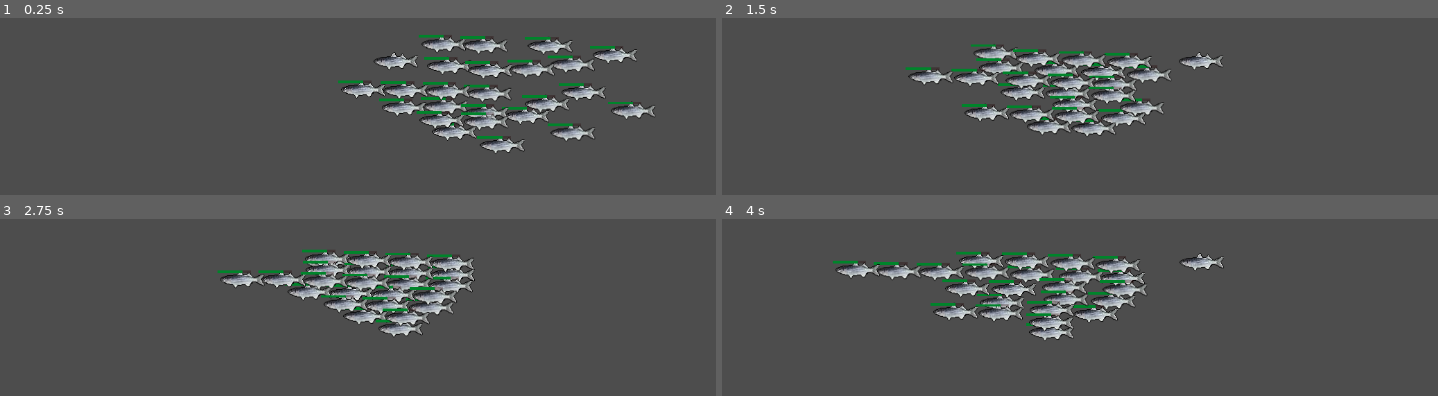
Above: before the commit, frames 1-4 (two rows, left to right).
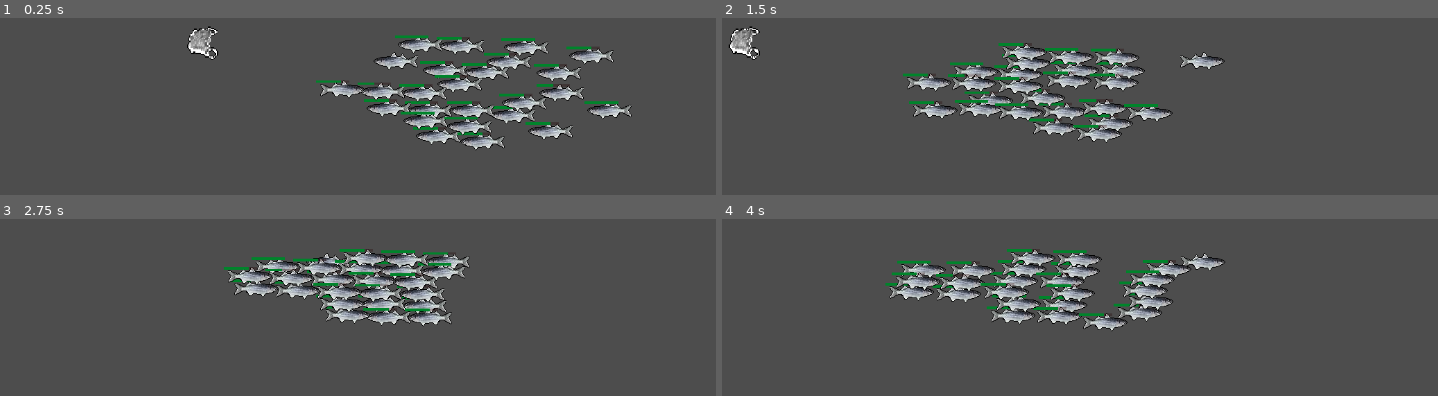
Above: after the commit, the same moments.

Repository: diganta121/climateJamGame
Game: Godot game, scene res://scene.tscn
Same seed, same stepped clock (60 frames per second), same inputs: the game is played once before the commit and once after it.
Inputs:
- Up to frame 1 (0.25 s): no input
- Up to frame 2 (1.5 s): tap Enter (ui_accept) at 0.5, 0.6, 0.77, 1.07, 1.35 s; hold D (right) from 0.53 s (still down)
- Up to frame 3 (2.75 s): tap Enter (ui_accept) at 1.52, 1.82, 2.1 s; release D (right) at 2.03 s; hold A (left) from 2.03 s (still down)
- Up to frame 4 (4 s): release A (left) at 2.78 s; hold D (right) from 2.78 s (still down); tap Enter (ui_accept) at 2.85, 3.02, 3.32, 3.6, 3.77 s

The runs differ from the first frame. In frame 1, 12% of the frame differs, in the area x 26-92%, y 4-77%; in frame 2, 12%; in frame 3, 8.9%; in frame 4, 12%.

Commit message:
e

Diff:
--- a/Plastic.gd
+++ /dev/null
@@ -1,17 +0,0 @@
-extends AnimatableBody2D
-
-
-# Called when the node enters the scene tree for the first time.
-func _ready():
-	pass # Replace with function body.
-
-
-# Called every frame. 'delta' is the elapsed time since the previous frame.
-func _process(delta):
-	var fishes = %Area2D.get_overlapping_bodies()
-	if fishes.size() >0:
-
-		var body = fishes.front()
-		if body.has_method('hit_plastic'):
-			if body.alive:
-				body.hit_plastic()
--- a/Fish.gd
+++ b/Scripts/Fish.gd
@@ -10,7 +10,8 @@
 # Called when the node enters the scene tree for the first time.
 func _ready():
 	# variation in health for each fish
-	health -= randi_range(-10,40)
+	health -= randi_range(1,40)
+	%healthbar.value = health
 
 
 func _physics_process(delta):
@@ -31,6 +32,8 @@
 					velocity = direction * SPEED
 			else:
 				velocity = Vector2.ZERO
+		if velocity.x != 0:
+			$AnimatedSprite2D.flip_h = velocity.x > 0
 		move_and_slide()
 	else:
 		%CollisionShape2D.disabled = true
@@ -39,6 +42,7 @@
 
 func take_damage(x):
 	health -= x
+	%healthbar.value = health
 	if health < 0:
 		health = 0
 		alive = false
@@ -46,4 +50,5 @@
 func hit_plastic():
 	health = 0
 	alive = false
+	%healthbar.value = health
 	Game.on_dead_fish()
--- /dev/null
+++ b/Scripts/Plastic.gd
@@ -0,0 +1,21 @@
+extends AnimatableBody2D
+
+
+# Called when the node enters the scene tree for the first time.
+func _ready():
+	pass # Replace with function body.
+
+var a = true
+# Called every frame. 'delta' is the elapsed time since the previous frame.
+func _process(delta):
+	if a:
+		var fishes = %Area2D.get_overlapping_bodies()
+		if fishes.size() >0:
+
+			var body = fishes.front()
+			if body.has_method('hit_plastic'):
+				if body.alive:
+					body.hit_plastic()
+					a = false
+	else:
+		%killCollider.disabled = true
--- a/Player.gd
+++ b/Scripts/Player.gd
@@ -1,28 +1,18 @@
 extends CharacterBody2D
-
 
 const SPEED = 400.0
 const BOOST = 500.0
 
-# Get the gravity from the project settings to be synced with RigidBody nodes.
-
-
-
 func _physics_process(delta):
-	# Add the gravity.
-
-	# Handle jump.
-	if Input.is_action_just_pressed("ui_accept") and is_on_floor():
-		velocity.x = BOOST
 
 	# Get the input direction and handle the movement/deceleration.
-	# As good practice, you should replace UI actions with custom gameplay actions.
 	var direction = Input.get_vector("left","right","up","down")
-
 
 	if direction:
 		velocity = direction * SPEED
 	else:
 		velocity = Vector2.ZERO
 
+	if velocity.x != 0:
+		$AnimatedSprite2D.flip_h = velocity.x > 0
 	move_and_slide()
--- /dev/null
+++ b/Scripts/tower.gd
@@ -0,0 +1,19 @@
+extends Node2D
+
+@onready var Game = get_node("/root/Game")
+
+var state = false
+# Called when the node enters the scene tree for the first time.
+func _ready():
+	pass # Replace with function body.
+
+# Called every frame. 'delta' is the elapsed time since the previous frame.
+func _process(delta):
+	pass
+
+func _on_area_2d_area_entered(area):
+	if not state:
+		state = true
+		%screen1.set_animation('green')
+		%screen2.set_animation('green')
+		print("greeeen")
--- a/fish.tscn
+++ b/fish.tscn
@@ -1,6 +1,6 @@
 [gd_scene load_steps=14 format=3 uid="uid://doqstbl8a707o"]
 
-[ext_resource type="Script" path="res://Fish.gd" id="1_8h7y2"]
+[ext_resource type="Script" path="res://Scripts/Fish.gd" id="1_8h7y2"]
 [ext_resource type="Texture2D" uid="uid://cplohnhpbyg4r" path="res://assets/bass.png" id="2_btdqm"]
 [ext_resource type="Texture2D" uid="uid://8pvtmkkg7ihy" path="res://assets/fish.png" id="2_t0t0d"]
 
@@ -71,6 +71,7 @@
 script = ExtResource("1_8h7y2")
 
 [node name="AnimatedSprite2D" type="AnimatedSprite2D" parent="."]
+unique_name_in_owner = true
 sprite_frames = SubResource("SpriteFrames_wgtil")
 animation = &"bass"
 autoplay = "bass"
@@ -103,5 +104,5 @@
 theme_override_styles/background = SubResource("StyleBoxFlat_7eqhr")
 theme_override_styles/fill = SubResource("StyleBoxFlat_xf7xo")
 step = 1.0
-value = 85.0
+value = 100.0
 show_percentage = false
--- a/plastic.tscn
+++ b/plastic.tscn
@@ -1,31 +1,55 @@
-[gd_scene load_steps=4 format=3 uid="uid://di5d20smlxltb"]
+[gd_scene load_steps=7 format=3 uid="uid://di5d20smlxltb"]
 
-[ext_resource type="Script" path="res://Plastic.gd" id="1_4lk15"]
+[ext_resource type="Script" path="res://Scripts/Plastic.gd" id="1_4lk15"]
+[ext_resource type="Texture2D" uid="uid://004mj7scl2hj" path="res://assets/plastic_bag2.png" id="2_4dhj4"]
 
-[sub_resource type="CircleShape2D" id="CircleShape2D_hcme3"]
-radius = 11.0
+[sub_resource type="RectangleShape2D" id="RectangleShape2D_w37yh"]
+size = Vector2(25.9138, 19.7005)
+
+[sub_resource type="AtlasTexture" id="AtlasTexture_vfw5a"]
+atlas = ExtResource("2_4dhj4")
+region = Rect2(0, 0, 32, 32)
+
+[sub_resource type="SpriteFrames" id="SpriteFrames_u06ap"]
+animations = [{
+"frames": [{
+"duration": 1.0,
+"texture": SubResource("AtlasTexture_vfw5a")
+}],
+"loop": true,
+"name": &"default",
+"speed": 1.0
+}]
 
 [sub_resource type="CircleShape2D" id="CircleShape2D_mym8p"]
+radius = 8.14363
 
 [node name="Plastic" type="AnimatableBody2D"]
 rotation = 0.0103473
+scale = Vector2(2, 2)
 collision_layer = 17
 collision_mask = 23
 script = ExtResource("1_4lk15")
 
 [node name="CollisionShape2D" type="CollisionShape2D" parent="."]
-position = Vector2(-0.999946, 0.0103471)
-scale = Vector2(0.738641, 0.818226)
-shape = SubResource("CircleShape2D_hcme3")
+position = Vector2(-4.05411, -0.461172)
+scale = Vector2(0.304108, -0.964129)
+shape = SubResource("RectangleShape2D_w37yh")
 
 [node name="AnimatedSprite2D" type="AnimatedSprite2D" parent="."]
+position = Vector2(1.01029, 0.989599)
+scale = Vector2(0.769938, 0.826788)
+sprite_frames = SubResource("SpriteFrames_u06ap")
+autoplay = "default"
+frame_progress = 0.862613
 
 [node name="Area2D" type="Area2D" parent="."]
 unique_name_in_owner = true
 collision_layer = 3
 collision_mask = 2
 
-[node name="CollisionShape2D" type="CollisionShape2D" parent="Area2D"]
-position = Vector2(1.42109e-14, -2.22045e-16)
-scale = Vector2(0.8596, 0.658364)
+[node name="killCollider" type="CollisionShape2D" parent="Area2D"]
+unique_name_in_owner = true
+position = Vector2(-3.01019, -0.968905)
+scale = Vector2(0.472023, 0.590704)
 shape = SubResource("CircleShape2D_mym8p")
--- a/player.tscn
+++ b/player.tscn
@@ -1,6 +1,6 @@
-[gd_scene load_steps=11 format=3 uid="uid://dl70ur6j0f4cl"]
+[gd_scene load_steps=12 format=3 uid="uid://dl70ur6j0f4cl"]
 
-[ext_resource type="Script" path="res://Player.gd" id="1_dolf1"]
+[ext_resource type="Script" path="res://Scripts/Player.gd" id="1_dolf1"]
 [ext_resource type="Texture2D" uid="uid://cplohnhpbyg4r" path="res://assets/bass.png" id="2_7mfiw"]
 [ext_resource type="Texture2D" uid="uid://8pvtmkkg7ihy" path="res://assets/fish.png" id="3_a44wb"]
 
@@ -56,17 +56,29 @@
 radius = 5.78289
 height = 11.9788
 
+[sub_resource type="RectangleShape2D" id="RectangleShape2D_078eg"]
+size = Vector2(30, 12)
+
 [node name="Player" type="CharacterBody2D"]
 collision_priority = 2.0
 script = ExtResource("1_dolf1")
 
 [node name="AnimatedSprite2D" type="AnimatedSprite2D" parent="."]
+unique_name_in_owner = true
 sprite_frames = SubResource("SpriteFrames_ui2cd")
 animation = &"bass"
 autoplay = "bass"
 
 [node name="CollisionShape2D" type="CollisionShape2D" parent="."]
-position = Vector2(-2, -2)
+position = Vector2(-3, -2)
 rotation = 1.57295
 scale = Vector2(-1.07559, 4.84186)
 shape = SubResource("CapsuleShape2D_isyq3")
+
+[node name="Area2D" type="Area2D" parent="."]
+collision_layer = 7
+collision_mask = 7
+
+[node name="CollisionShape2D" type="CollisionShape2D" parent="Area2D"]
+position = Vector2(-20, -2)
+shape = SubResource("RectangleShape2D_078eg")
--- a/project.godot
+++ b/project.godot
@@ -44,5 +44,6 @@
 
 [rendering]
 
+textures/canvas_textures/default_texture_filter=0
 renderer/rendering_method="gl_compatibility"
 renderer/rendering_method.mobile="gl_compatibility"
--- a/scene.tscn
+++ b/scene.tscn
@@ -1,13 +1,19 @@
-[gd_scene load_steps=5 format=3 uid="uid://cd3o03008mkjh"]
+[gd_scene load_steps=8 format=3 uid="uid://cd3o03008mkjh"]
 
-[ext_resource type="Script" path="res://Game.gd" id="1_n5bs8"]
+[ext_resource type="Script" path="res://Scripts/Game.gd" id="1_n5bs8"]
 [ext_resource type="PackedScene" uid="uid://dl70ur6j0f4cl" path="res://player.tscn" id="1_rxnuy"]
 [ext_resource type="PackedScene" uid="uid://doqstbl8a707o" path="res://fish.tscn" id="2_ax5o1"]
 [ext_resource type="PackedScene" uid="uid://di5d20smlxltb" path="res://plastic.tscn" id="4_pp6nf"]
+[ext_resource type="PackedScene" uid="uid://bl6wqblrp7rwa" path="res://tower.tscn" id="5_fc1pm"]
+
+[sub_resource type="RectangleShape2D" id="RectangleShape2D_kbvh3"]
+size = Vector2(97.7983, 20)
+
+[sub_resource type="TileSet" id="TileSet_nfvq0"]
 
 [node name="Game" type="Node2D"]
 y_sort_enabled = true
-rotation = -0.0112832
+position = Vector2(34, 0)
 script = ExtResource("1_n5bs8")
 
 [node name="Player" parent="." instance=ExtResource("1_rxnuy")]
@@ -91,7 +97,21 @@
 [node name="Fish24" parent="Fishes" instance=ExtResource("2_ax5o1")]
 position = Vector2(212, -42)
 
-[node name="Node" type="Node" parent="."]
+[node name="plastics" type="Node" parent="."]
 
-[node name="Plastic" parent="Node" instance=ExtResource("4_pp6nf")]
-position = Vector2(-349, -42)
+[node name="Plastic" parent="plastics" instance=ExtResource("4_pp6nf")]
+position = Vector2(-355, -42)
+
+[node name="tower" parent="." instance=ExtResource("5_fc1pm")]
+position = Vector2(2016, -61)
+
+[node name="Area2D" type="Area2D" parent="."]
+
+[node name="CollisionShape2D" type="CollisionShape2D" parent="Area2D"]
+position = Vector2(3189, 3246)
+scale = Vector2(500, 110.346)
+shape = SubResource("RectangleShape2D_kbvh3")
+
+[node name="TileMap" type="TileMap" parent="."]
+tile_set = SubResource("TileSet_nfvq0")
+format = 2
--- a/tower.tscn
+++ b/tower.tscn
@@ -1,23 +1,78 @@
-[gd_scene load_steps=3 format=3 uid="uid://bl6wqblrp7rwa"]
+[gd_scene load_steps=9 format=3 uid="uid://bl6wqblrp7rwa"]
+
+[ext_resource type="Texture2D" uid="uid://rkncbj8bjpnm" path="res://assets/tower.png" id="1_deorl"]
+[ext_resource type="Script" path="res://Scripts/tower.gd" id="1_n6mjg"]
+[ext_resource type="Texture2D" uid="uid://dftnn514xop78" path="res://assets/red_green.png" id="2_fnl4y"]
+
+[sub_resource type="AtlasTexture" id="AtlasTexture_6risl"]
+atlas = ExtResource("2_fnl4y")
+region = Rect2(249, 0, 83, 26)
+
+[sub_resource type="AtlasTexture" id="AtlasTexture_5hf0d"]
+atlas = ExtResource("2_fnl4y")
+region = Rect2(0, 0, 83, 26)
+
+[sub_resource type="SpriteFrames" id="SpriteFrames_b60eq"]
+animations = [{
+"frames": [{
+"duration": 1.0,
+"texture": SubResource("AtlasTexture_6risl")
+}],
+"loop": true,
+"name": &"green",
+"speed": 1.0
+}, {
+"frames": [{
+"duration": 1.0,
+"texture": SubResource("AtlasTexture_5hf0d")
+}],
+"loop": true,
+"name": &"red",
+"speed": 1.0
+}]
 
 [sub_resource type="RectangleShape2D" id="RectangleShape2D_nw4od"]
-size = Vector2(20, 21)
+size = Vector2(62, 30.5)
 
 [sub_resource type="RectangleShape2D" id="RectangleShape2D_fcta4"]
-size = Vector2(18, 18)
+size = Vector2(9, 6)
 
 [node name="tower" type="Node2D"]
+scale = Vector2(2, 2)
+script = ExtResource("1_n6mjg")
+
+[node name="screen1" type="AnimatedSprite2D" parent="."]
+unique_name_in_owner = true
+position = Vector2(4, 14)
+scale = Vector2(0.313253, 0.307692)
+sprite_frames = SubResource("SpriteFrames_b60eq")
+animation = &"red"
+autoplay = "red"
 
 [node name="StaticBody2D" type="StaticBody2D" parent="."]
+collision_layer = 3
+
+[node name="Sprite2D" type="Sprite2D" parent="StaticBody2D"]
+texture = ExtResource("1_deorl")
 
 [node name="CollisionShape2D" type="CollisionShape2D" parent="StaticBody2D"]
-position = Vector2(0, -5.5)
+position = Vector2(0, -11.25)
 shape = SubResource("RectangleShape2D_nw4od")
 
-[node name="AnimatedSprite2D" type="AnimatedSprite2D" parent="."]
-
 [node name="Area2D" type="Area2D" parent="."]
+unique_name_in_owner = true
+collision_mask = 3
 
 [node name="CollisionShape2D" type="CollisionShape2D" parent="Area2D"]
-position = Vector2(0, 7)
+position = Vector2(-16, 25)
 shape = SubResource("RectangleShape2D_fcta4")
+
+[node name="screen2" type="AnimatedSprite2D" parent="."]
+unique_name_in_owner = true
+position = Vector2(-15.991, 24.3846)
+scale = Vector2(0.0725069, 0.12426)
+sprite_frames = SubResource("SpriteFrames_b60eq")
+animation = &"red"
+autoplay = "red"
+
+[connection signal="area_entered" from="Area2D" to="." method="_on_area_2d_area_entered"]
Binary file added: Sand_test1.png
Not shown, added: Sand_test1.png.import
Renamed: Game.gd -> Scripts/Game.gd
Binary file added: assets/plastic_bag.png
Not shown, added: assets/plastic_bag.png.import
Binary file added: assets/plastic_bag2.png
Not shown, added: assets/plastic_bag2.png.import
Binary file added: assets/red_green.png
Not shown, added: assets/red_green.png.import
Binary file added: assets/tower.png
Not shown, added: assets/tower.png.import
